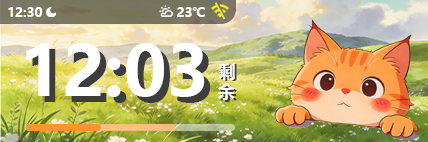
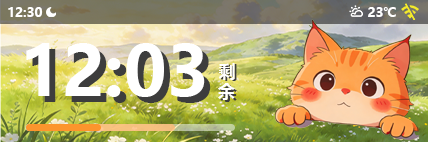
Revision of a layered 428 x 142 image; what changed, layer by layer:
added group "状态栏 宽体" with 7 layers above "状态栏 窄体" over [0, 0, 428, 24]
added layer "23℃" (1st of 2, in "状态栏 宽体") in group "状态栏 宽体" over [368, 7, 396, 17]
added layer "多云" (1st of 2, in "状态栏 宽体") in group "状态栏 宽体" over [349, 5, 363, 17]
added layer "WIFI未连接" (1st of 2, in "状态栏 宽体") in group "状态栏 宽体" over [401, 3, 419, 20]
added layer "矩形 2" (1st of 2, in "状态栏 宽体") (50%) in group "状态栏 宽体" over [0, 0, 428, 24]
renamed "状态栏" to "状态栏 窄体", hid the group it (7 layers) over [0, 2, 236, 24]